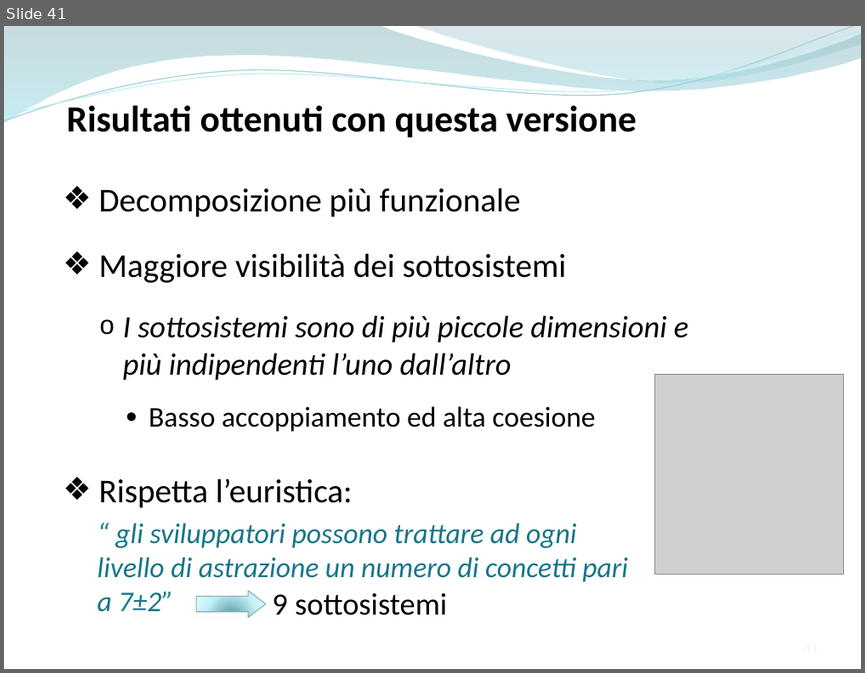
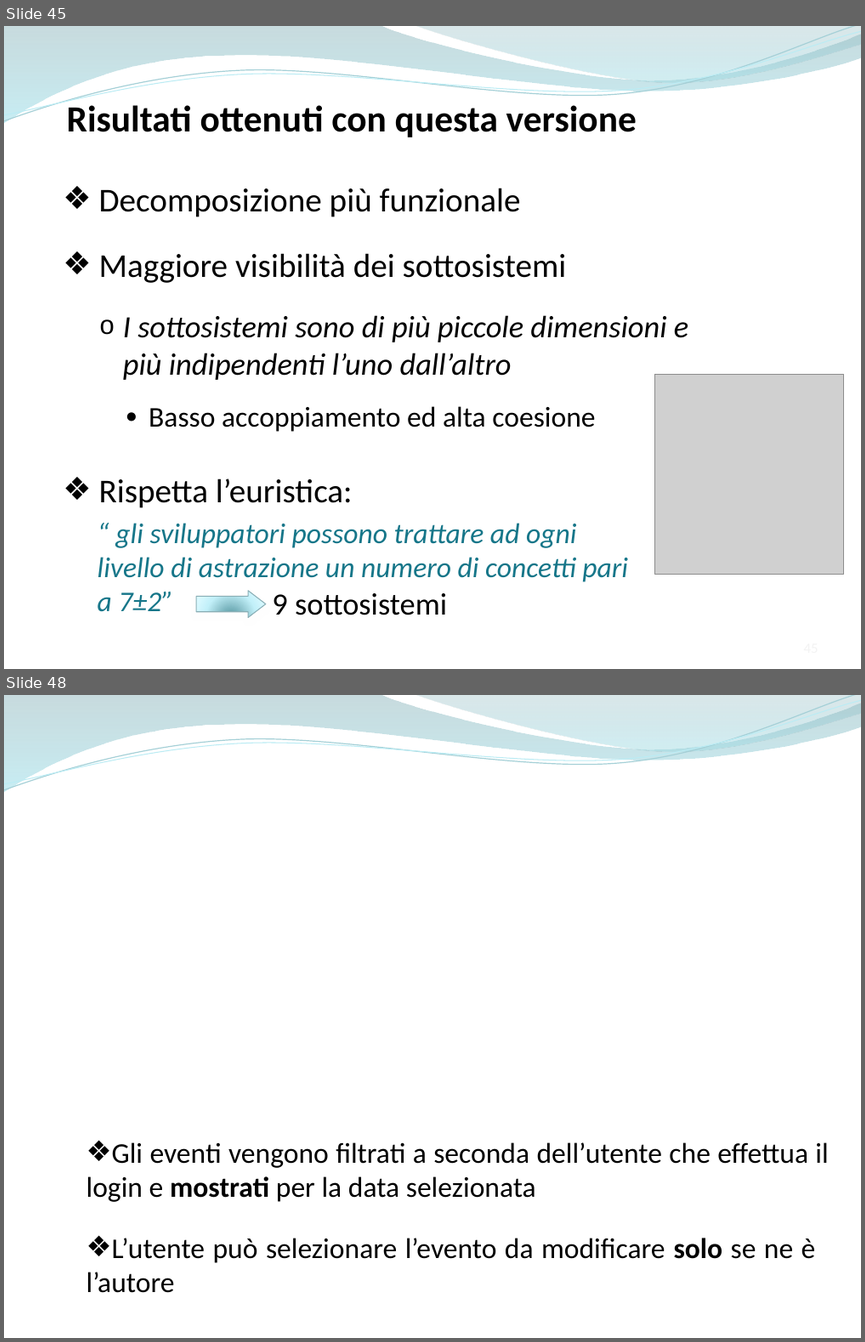
Before and after one commit to ammirate/at-silo, a slide deck: Presentazione/Atsilo2/Atsilo_M_PresentazioneFinale.pptx. Shown one above the other, each under a label of ours: slide 41 before the commit, slides 45 and 48 after it; the slides between them are not shown. The pictures are 865x673 and 865x1342 pixels, drawn with LibreOffice and Linux fonts; fonts in the diff are those of the drawing; grey boxes stand for pictures; background and template pictures are left out. Boxes give left, top, right and bottom in pixels: in the first picture for what was removed or moved away, otherwise in the second. Text is boxed around its words. In the diff, an @@ line names an element or a change of style, - is before the commit and + after.

```diff
--- a/Presentazione/Atsilo2/Atsilo_M_PresentazioneFinale.pptx
+++ b/Presentazione/Atsilo2/Atsilo_M_PresentazioneFinale.pptx
@@ slide 48 added at box(4, 695, 861, 1338), background picture (left out); not listed: 4 template elements that a slide beside it also shows @@
@@ text added at box(86, 1142, 828, 1202), 24 pt, text #000000 @@
+❖ Gli eventi vengono filtrati a seconda dell’utente che effettua il login e mostrati per la data selezionata
@@ text added at box(86, 1237, 816, 1293), 24 pt, text #000000 @@
+❖ L’utente può selezionare l’evento da modificare solo se ne è l’autore
@@ what was slide 41 is now slide 45 @@
```
Also in this commit, not shown: 4 slides changed, 10 other slides added.
